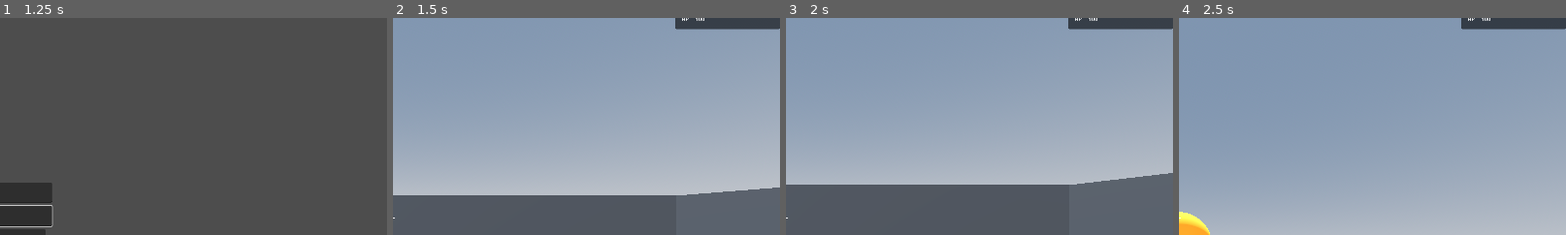
Above: before the commit, frames 1-4 (left to right).
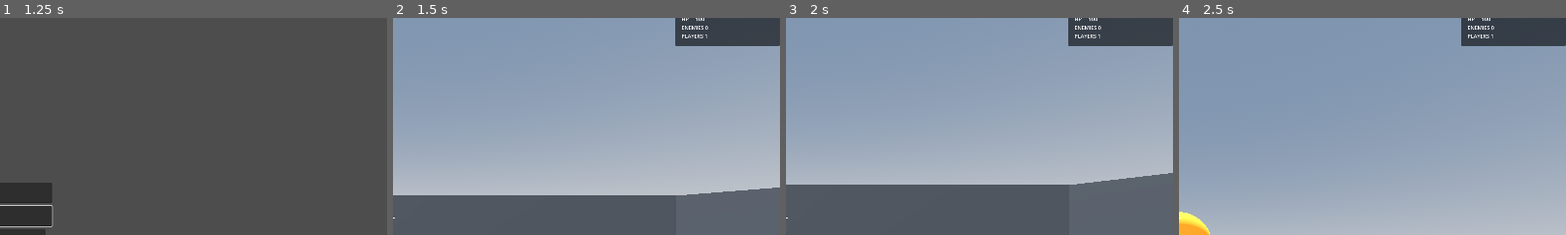
Above: after the commit, the same moments.

Repository: jonathanlake/magick-with-friends
Game: Godot game, scene res://ui/main_menu/main_menu.tscn
Two runs of this game, one before a commit and one after it. Both use one fixed random seed, a clock stepped at 60 frames per second and the inputs below.
Inputs (mouse positions are % of the whole screen's width and height, from its top left):
- Up to frame 1 (1.25 s): click (50, 44) at 0.52 s; type "Alex" at 0.6 s; click (50, 50) at 0.75 s; type "12" at 0.83 s
- Up to frame 2 (1.5 s): click "Host" at 1.25 s
- Up to frame 3 (2 s): no input
- Up to frame 4 (2.5 s): move the mouse to (55, 50) at 2.02 s; press the mouse at (55, 50) at 2.03 s; hold W (move_up) from 2.03 s (still down); tap Space (jump) at 2.27 s
The pictures show only the part of the screen within x 50-100%, y 4-54%; the shares and areas given below are measured in that part.

Frame 1 is identical in both runs. In frame 2, 2.2% of the frame differs, in the area x 72-100%, y 3-13%; in frame 3, 2.2%; in frame 4, 2.2%.

Commit message:
HUD enemy/player counts, enemy spawn cap, orange damage flash
Polish on the enemies + wave spawner for clearer, less overwhelming testing.

HUD (ui/hud/hud.gd): adds ENEMIES (live count via the Enemies container's
child count) and PLAYERS (multiplayer.get_peers().size() + 1) to the existing
per-frame readout. Both compute identically on every peer; shown even before
the local player resolves. No scene changes.

Spawn cap (systems/director/wave_director.gd): new @export max_alive_enemies
(default 5). _spawn_one() skips when the live count is at the cap; as enemies
die, spawns refill toward it. Verified headlessly: waves 2-4 want +5/+7/+9 but
alive stays clamped at 5.

Damage flash: HealthComponent gains a reusable 'damaged' signal (emitted on
every hit). EnemyBase connects it and, host-side, fans a cosmetic flash to all
peers via @rpc('authority','call_local') flash_damage() — tweens the mesh
albedo to orange and back. The enemy material is now resource_local_to_scene
so each enemy owns its copy and only the hit one flashes.

Validated: parse-check clean; import-check clean; smoke PASS; extended headless
host run confirms the cap holds with no runtime errors. Two-window playtest
(flash visible on both windows, PLAYERS=2) still pending.

Co-Authored-By: Claude Opus 4.8 <noreply@anthropic.com>

Diff:
--- a/components/health_component.gd
+++ b/components/health_component.gd
@@ -2,6 +2,7 @@
 extends Node
 
 signal died
+signal damaged  # emitted on every hit (before the death check) — drives hit feedback
 
 # Slice default 100 so friendly fire is funny, not instant-death. Enemies override this.
 @export var max_health: int = 100
@@ -15,6 +16,7 @@
 
 func damage(amount: int):
 	current_health = clamp(current_health - amount, 0, max_health)
+	damaged.emit()
 	if current_health == 0:
 		died.emit()
 
--- a/entities/enemies/enemy_base.gd
+++ b/entities/enemies/enemy_base.gd
@@ -12,11 +12,16 @@
 @export var melee_damage: int = 10
 @export var melee_range: float = 2.0
 @export var attack_cooldown_sec: float = 1.0
+@export var flash_color: Color = Color(1.0, 0.5, 0.0)  # orange hit feedback
+@export var flash_duration_sec: float = 0.15
 
 @onready var _health: HealthComponent = $HealthComponent
+@onready var _mesh: MeshInstance3D = $MeshInstance3D
 
 var _attack_timer: float = 0.0
 var _arena: Node
+var _base_albedo: Color = Color.WHITE
+var _flash_tween: Tween
 
 
 func _enter_tree() -> void:
@@ -28,6 +33,12 @@
 func _ready() -> void:
 	_arena = get_tree().current_scene
 	_health.died.connect(_on_died)
+	# Hit-flash feedback. The material is resource_local_to_scene, so each enemy owns its copy
+	# and only the hit one flashes. damage() runs host-side, so we fan the flash out over RPC.
+	var mat := _mesh.material_override as StandardMaterial3D
+	if mat:
+		_base_albedo = mat.albedo_color
+	_health.damaged.connect(_on_damaged)
 
 
 func _physics_process(delta: float) -> void:
@@ -78,3 +89,21 @@
 		return  # host owns death; queue_free replicates the removal to clients
 	GameEvents.emit_enemy_died()
 	queue_free()
+
+
+# Host-only: damage() runs on the host, so fan the cosmetic flash out to every peer.
+func _on_damaged() -> void:
+	if is_multiplayer_authority():
+		flash_damage.rpc()
+
+
+@rpc("authority", "call_local", "reliable")
+func flash_damage() -> void:
+	var mat := _mesh.material_override as StandardMaterial3D
+	if mat == null:
+		return
+	if _flash_tween and _flash_tween.is_valid():
+		_flash_tween.kill()
+	mat.albedo_color = flash_color
+	_flash_tween = create_tween()
+	_flash_tween.tween_property(mat, "albedo_color", _base_albedo, flash_duration_sec)
--- a/entities/enemies/enemy_base.tscn
+++ b/entities/enemies/enemy_base.tscn
@@ -12,6 +12,7 @@
 height = 1.8
 
 [sub_resource type="StandardMaterial3D" id="StandardMaterial3D_enemy"]
+resource_local_to_scene = true
 albedo_color = Color(0.8, 0.15, 0.15, 1)
 emission_enabled = true
 emission = Color(0.3, 0.0, 0.0, 1)
--- a/systems/director/wave_director.gd
+++ b/systems/director/wave_director.gd
@@ -12,6 +12,7 @@
 @export var base_enemies_per_wave: int = 3
 @export var enemies_added_per_wave: int = 2
 @export var spawn_interval_sec: float = 0.4
+@export var max_alive_enemies: int = 5  # hard cap on enemies on screen at once (skip-when-full)
 @export var spawn_ring_radius: float = 9.0
 @export var spawn_height: float = 1.0
 @export var arena_center: Vector3 = Vector3.ZERO
@@ -40,6 +41,10 @@
 
 
 func _spawn_one() -> void:
+	# Skip-when-full: hold total alive enemies at the cap. As they die, spawns refill toward it.
+	var enemies := get_parent().get_node_or_null("Enemies")
+	if enemies and enemies.get_child_count() >= max_alive_enemies:
+		return
 	var angle := randf() * TAU
 	var pos := arena_center + Vector3(cos(angle), 0.0, sin(angle)) * spawn_ring_radius
 	pos.y = spawn_height
--- a/ui/hud/hud.gd
+++ b/ui/hud/hud.gd
@@ -18,14 +18,21 @@
 
 
 func _update_readout() -> void:
+	# Counts are computed on every peer (enemies replicate to all; peer list is the same
+	# everywhere) and shown even before the local player resolves.
+	var enemies := get_parent().get_node_or_null("Enemies")
+	var enemy_count: int = enemies.get_child_count() if enemies else 0
+	var player_count: int = multiplayer.get_peers().size() + 1
+	var counts := "ENEMIES %d\nPLAYERS %d" % [enemy_count, player_count]
+
 	if not _player:
-		_debug_label.text = "(no player)"
+		_debug_label.text = "(no player)\n%s" % counts
 		return
 	var wand := _player.get_node_or_null("WandComponent") as WandComponent
 	var hc := _player.get_node_or_null("HealthComponent") as HealthComponent
 	var spell_text: String = wand.current_spell_text() if wand else "?"
 	var hp: int = hc.current_health if hc else 0
-	_debug_label.text = "SPELL  %s\nHP     %d" % [spell_text, hp]
+	_debug_label.text = "SPELL  %s\nHP     %d\n%s" % [spell_text, hp, counts]
 
 
 # Fades the local player's screen to black on death, back on respawn (cosmetic, local only).
